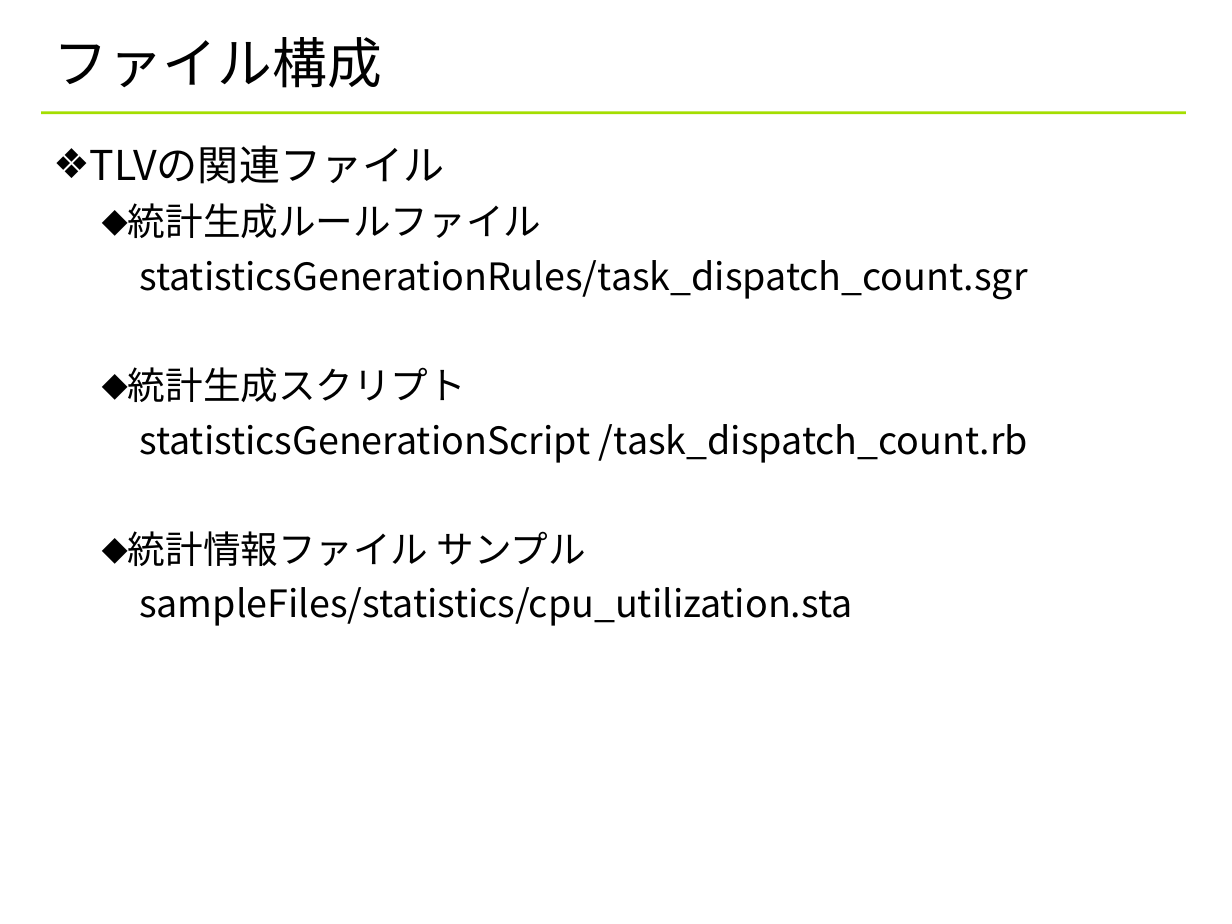
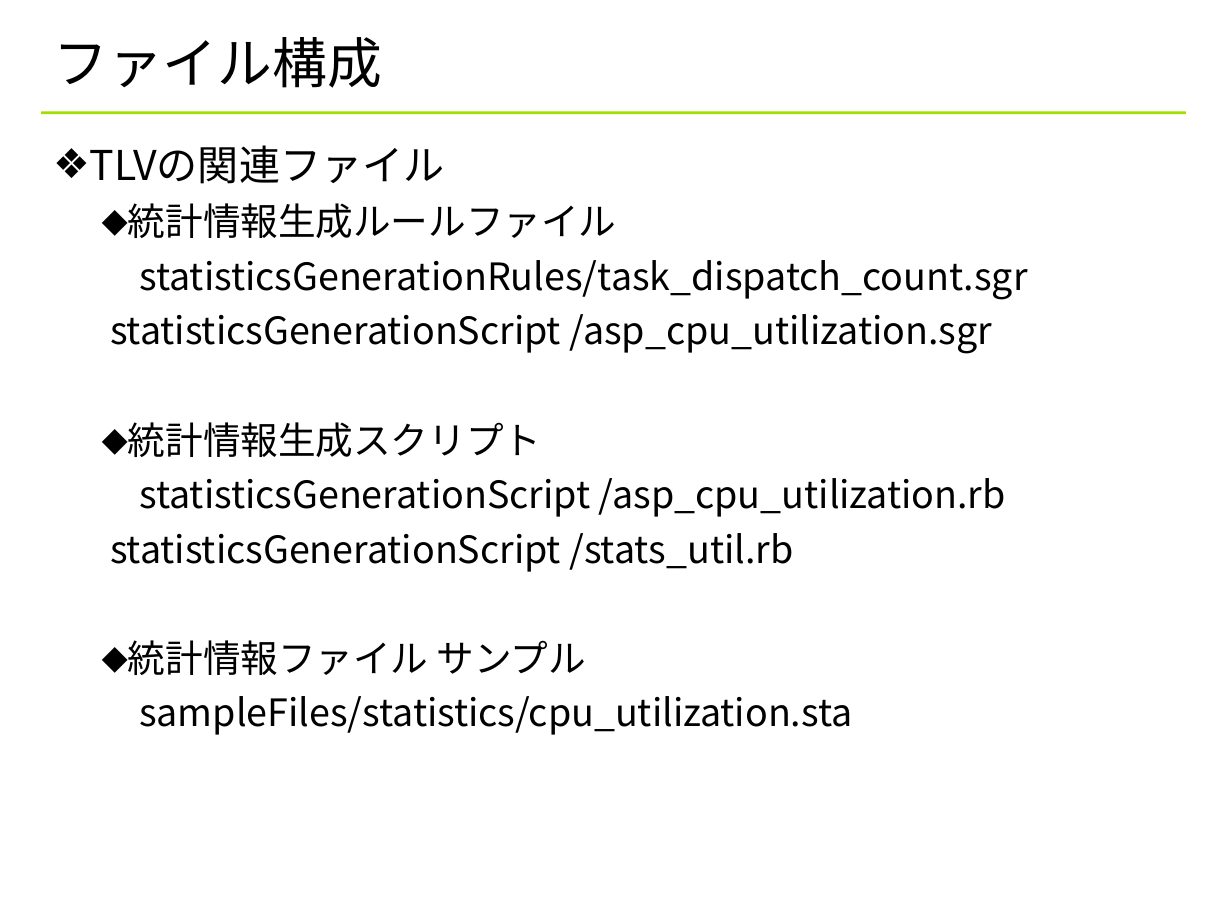
Before and after one commit to YixiaoLi/tlv4mc, a slide deck: slide 4 of doc/statistics_viewer_manual.ppt. Drawn at 1232x924 pixels with LibreOffice and Linux fonts; fonts in the diff are those of the drawing; background and template pictures are left out. Boxes give left, top, right and bottom in pixels: in the first picture for what was removed or moved away, otherwise in the second. Text is boxed around its words. In the diff, an @@ line names an element or a change of style, - is before the commit and + after.

Commit message:
名前変更：統計生成ルール→統計情報生成ルール ファイル構成の修正

```diff
--- a/doc/statistics_viewer_manual.ppt
+++ b/doc/statistics_viewer_manual.ppt
@@ text at (x1=128, y1=203, x2=617, y2=238): text changed @@
-  ⬥ 統計生成ルールファイル
+  ⬥ 統計情報生成ルールファイル
@@ text at (x1=110, y1=314, x2=1006, y2=572): text changed @@
-  ⬥ 統計生成スクリプト
-  statisticsGenerationScript /task_dispatch_count.rb
+  statisticsGenerationScript /asp_cpu_utilization.sgr
+  ⬥ 統計情報生成スクリプト
+  statisticsGenerationScript /asp_cpu_utilization.rb
+  statisticsGenerationScript /stats_util.rb
```
Also in this commit, not shown: 15 other slides changed, 1 other file.
